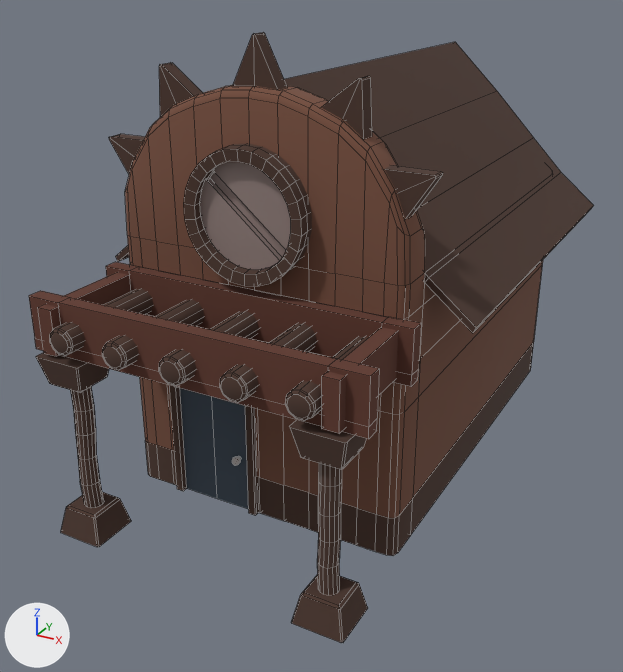
Before and after pictures for a commit that changed the FBX model Assets/models/Village/OldWomenHouse_v1.fbx.
Rendered twice from a camera (50 mm lens) standing at (5.51, -11.75, 7.15) and looking at (-0.17, -1.42, 1.98). Arrows for +X, +Y and +Z are at lower left; the lights stay in place. Mesh edges are drawn as thin lines. Where no turn or scale is listed for an object, it has been applied to the vertices. Vertices at the same position are counted once.

The first picture shows 'OldWomenHouse'.
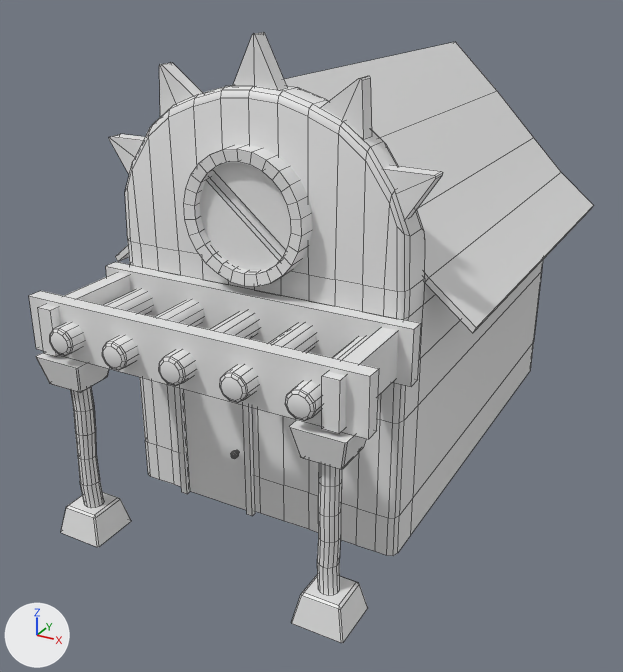
The newer file is also rescaled (x0.923) as a whole; pictures and numbers use the older file's frame.

Changed parts and their boxes [x1, y1, x2, y2] in the pictures (623 x 672 px; the box of a moved part takes in the faces that stretch with it):
part 1 of me_cube_034, moved or reshaped
    before: [200, 162, 291, 270]
    after: [200, 162, 291, 271]
part 2 of me_cube_034, rebuilt (8% narrower)
    before: [170, 385, 258, 515]
    after: [174, 386, 255, 516]
part 3 of me_cube_034, added
    after: [231, 451, 239, 458]
part 4 of me_cube_034, deleted
    before: [232, 457, 241, 465]
part 5 of me_cube_034, cut back
    before: [29, 144, 421, 518]
    after: [29, 145, 421, 518]
part 6 of me_cube_034, recoloured (brown to grey)
    both: [125, 85, 543, 518]
part 7 of me_cube_034, recoloured (brown to grey)
    both: [38, 272, 404, 434]
part 8 of me_cube_034, recoloured (brown to grey)
    both: [36, 32, 594, 643]

What the commit changed:
Material 'BuildingOldLady' (mat_buildingoldlady) is new.
Its base color is (0.8, 0.8, 0.8) (white #e7e7e7).
me_cube_034 is used by ob_oldwomenhouse; location (0.0, 0.0, 0.0).
me_cube_034 had 1340 vertices, 1152 faces and spanned x -2.72..2.72, y -4.98..3.51, z -0.01..6.36.
me_cube_034 no longer uses material mat_buildingaccent_02 (grey #93817d).
me_cube_034 no longer uses material mat_blue (dark blue #44505d).
me_cube_034 now has 1246 vertices, 1013 faces and spans x -2.72..2.72, y -4.98..3.51, z -0.03..6.36.
me_cube_034 part 1: the loose piece of 52 vertices spanning x -0.67..0.68, y -3.35..-3.27, z 3.65..5.01 is scaled about its middle by 1.04, in mat_buildingoldlady (white #e7e7e7).
me_cube_034 part 2: the loose piece of 37 vertices spanning x -1.4..-0.04, y -3.29..-3.21, z -0.01..2.0 is rebuilt with 32 vertices and now spans x -1.31..-0.09, y -3.3..-3.22, z -0.03..2.04, in mat_buildingoldlady (white #e7e7e7).
me_cube_034 part 3: a new loose piece of 113 vertices spanning x -0.41..-0.31, y -3.33..-3.2, z 0.83..0.93, in mat_buildingoldlady (white #e7e7e7).
me_cube_034 part 4: the loose piece of 113 vertices spanning x -0.4..-0.29, y -3.33..-3.19, z 0.72..0.84 is deleted.
Part 5, on me_cube_034:
147 vertices are removed from x -2.31..2.31, y -4.8..3.23, z -0.01..5.69.
244 faces are deleted.
30 vertices in x -2.04..2.04, y -3.23..3.23, z 2.1 move by (0.0, 0.0, -0.13).
26 vertices in x -2.04..2.04, y -3.23..3.23, z 3.75..3.84 move by (0.0, 0.0, -0.07).
26 vertices in x -0.67..0.68, y -3.32, z 3.65..5.01 move by (0.0, 0.09, 0.0).
4 vertices move from x -1.14..2.04, y -3.23..3.12, z 2.1..3.75 to x -1.24..2.05, y -3.23..3.12, z 1.96..3.68.
32 vertices are added at x -2.01..1.77, y -4.8..3.23, z 0.0..5.62.
15 new vertices lie (-0.01, 0.33, 0.0) away from vertices in x -0.81..0.83, y -3.49, z 3.49..5.04.
11 new vertices lie (-0.01, 0.33, 0.01) away from vertices in x -0.76..0.83, y -3.49, z 3.51..5.14.
112 new faces join them.
me_cube_034 part 6: 184 faces spanning x -2.04..2.05, y -3.23..3.23, z 0.59..5.79 switch from mat_buildingbasemat (brown #77503f) to mat_buildingoldlady (white #e7e7e7).
me_cube_034 part 7: 24 faces spanning x -2.04..2.04, y -4.86..-3.2, z 2.63..3.34 switch from mat_buildingaccent_01 (brown #623a2e) to mat_buildingoldlady (white #e7e7e7).
me_cube_034 part 8: 530 faces spanning x -2.72..2.72, y -4.98..3.51, z 0.0..6.36 switch from mat_wood_001 (brown #4c362d) to mat_buildingoldlady (white #e7e7e7).
